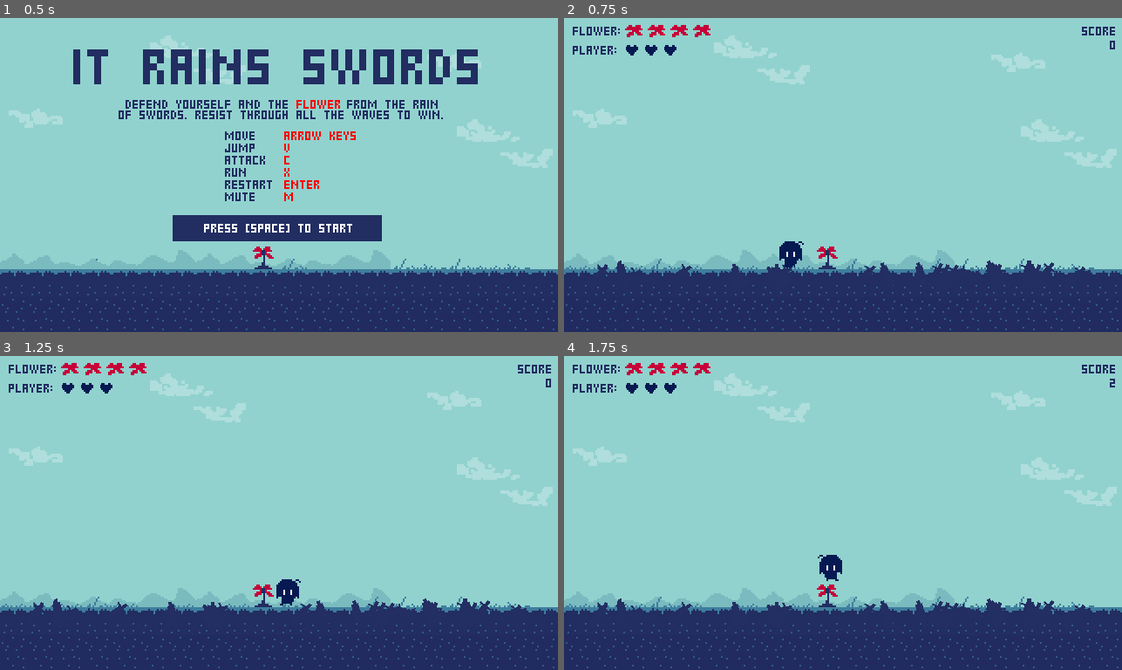
Above: before the commit, frames 1-4 (two rows, left to right).
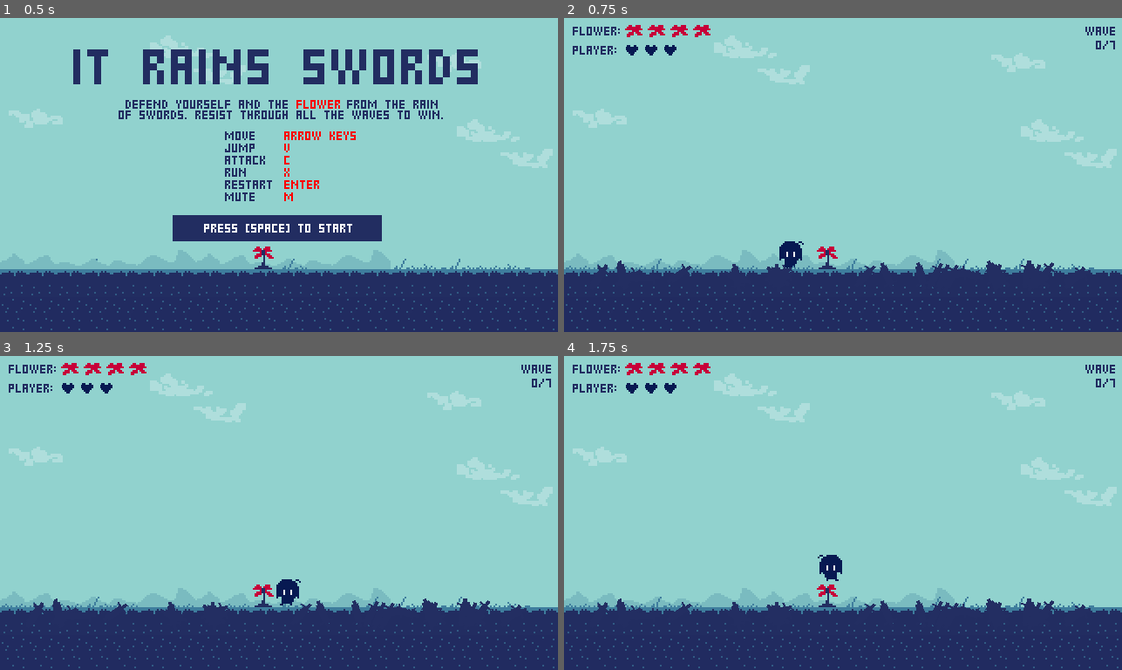
Above: after the commit, the same moments.

Repository: mwpodgorni/DDDD-Project
Game: Godot game, scene res://start.tscn
Same seed, same stepped clock (60 frames per second), same inputs: the game is played once before the commit and once after it.
Inputs:
- Up to frame 1 (0.5 s): no input
- Up to frame 2 (0.75 s): tap Space (ui_select) at 0.5 s; hold Right (ui_right) from 0.53 s (still down)
- Up to frame 3 (1.25 s): keep holding Right (ui_right); tap V (ui_accept) at 0.77 s
- Up to frame 4 (1.75 s): release Right (ui_right) at 1.28 s; hold Left (ui_left) from 1.28 s (still down); tap V (ui_accept) at 1.52 s

Frame 1 is identical in both runs. In frame 2, less than 0.1% of the frame differs, in the area x 92-99%, y 2-10%; in frame 3, less than 0.1%; in frame 4, less than 0.1%.

Commit message:
added wave count, removed score

Diff:
--- a/LD46/LD46.tscn
+++ b/LD46/LD46.tscn
@@ -695,7 +695,7 @@
 margin_bottom = 11.0
 custom_colors/font_color = Color( 0.129412, 0.168627, 0.376471, 1 )
 custom_fonts/font = ExtResource( 16 )
-text = "SCORE"
+text = "WAVE"
 align = 2
 
 [node name="Counter" type="Label" parent="Score"]
--- a/LD46/SCORE.gd
+++ b/LD46/SCORE.gd
@@ -2,4 +2,6 @@
 
 # Called every frame. 'delta' is the elapsed time since the previous frame.
 func _process(delta):
-	self.text = str(gl.score)
+	var wave = get_parent().get_parent().get_node("swordplayer").currentWave();
+	var maxWave = get_parent().get_parent().get_node("swordplayer").maxWave();
+	self.text = str(wave) + "/" + str(maxWave)
--- a/LD46/swordplayer.gd
+++ b/LD46/swordplayer.gd
@@ -110,3 +110,6 @@
 
 func currentWave():
 	return wave
+
+func maxWave():
+	return WAVE_MAX
